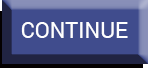
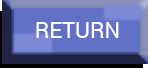
Layered file, before and after one edit (148x68). Changes by layer:
showed group "RETURN 高亮" (5 layers) over [12, 4, 144, 54]
hid group "CONTINUE 正常" (2 layers) over [12, 4, 144, 54]
